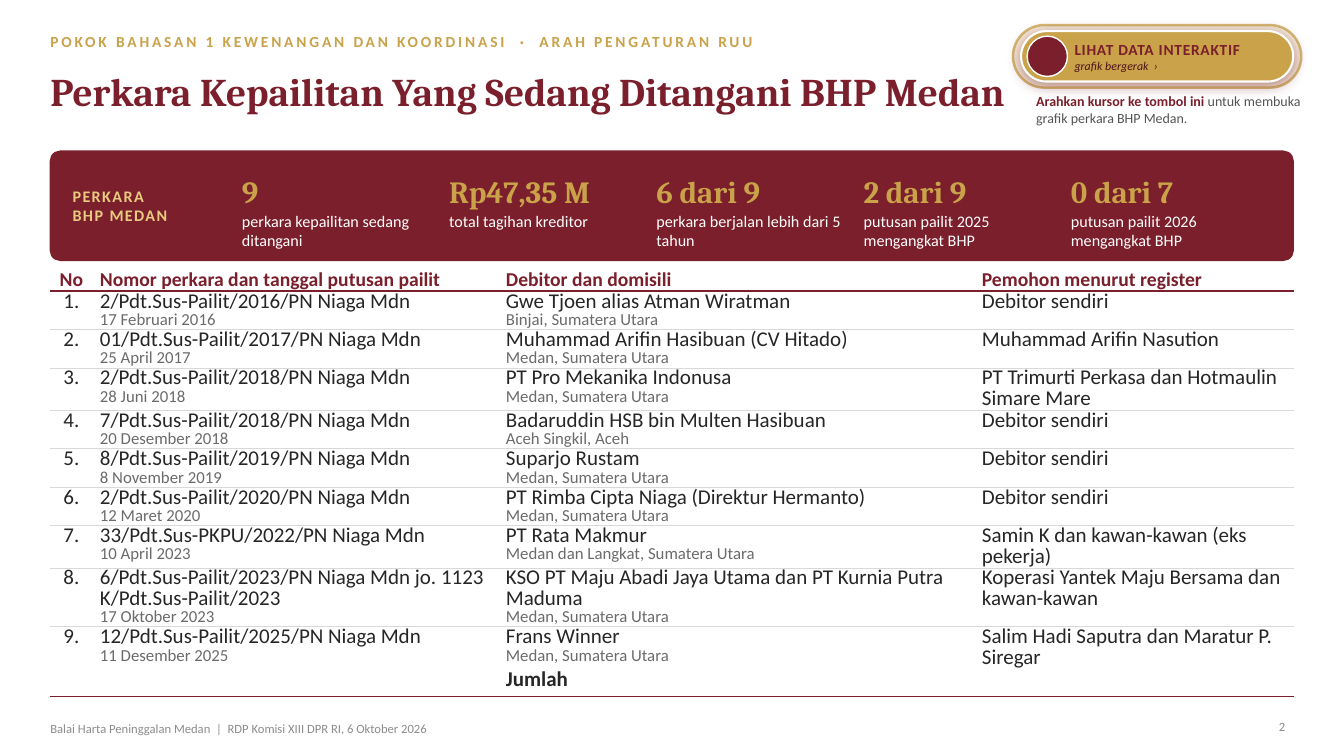
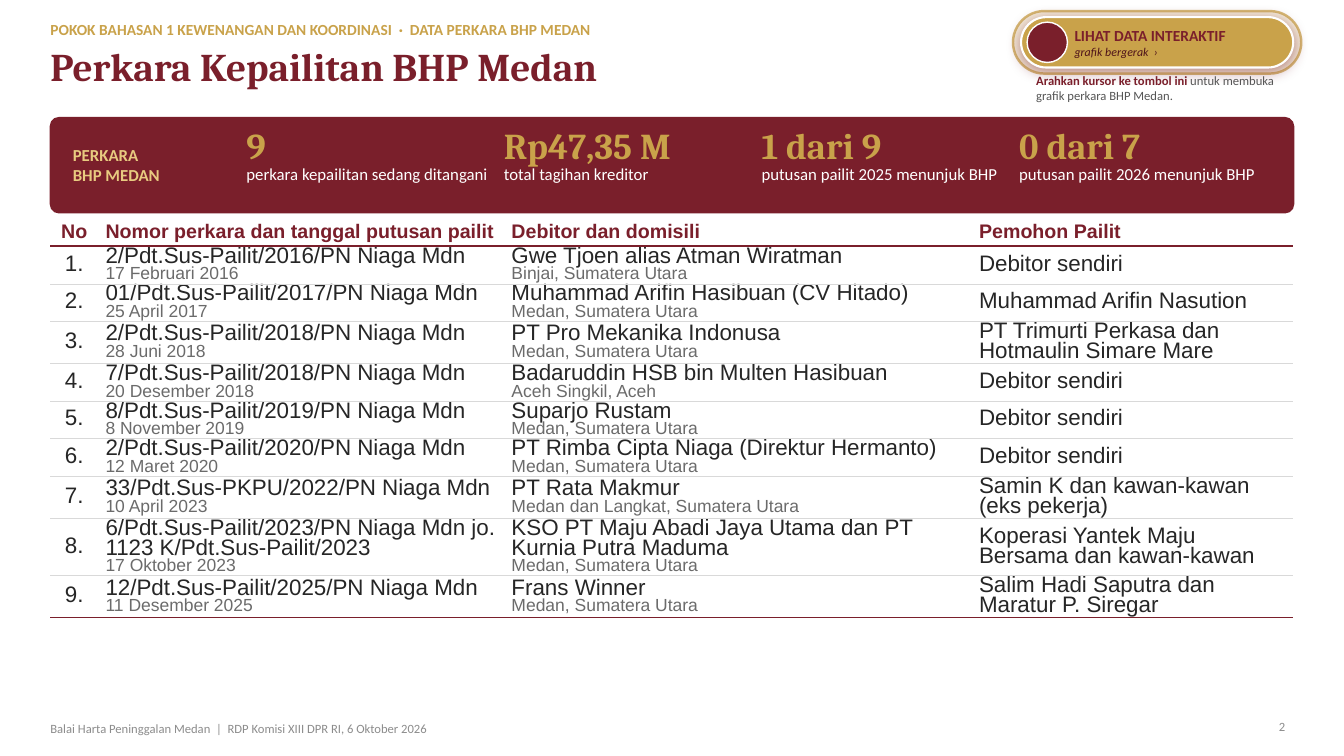
Before and after one commit to embamtaufik13-collab/Slide-bhp-medan, a slide deck: slide 2 of BHP-Medan-Paparan-Klaster-1.pptx. Drawn at 1344x756 pixels with LibreOffice and Linux fonts; fonts in the diff are those of the drawing; background and template pictures are left out. Boxes give left, top, right and bottom in pixels: in the first picture for what was removed or moved away, otherwise in the second. Text is boxed around its words. In the diff, an @@ line names an element or a change of style, - is before the commit and + after.

```diff
--- a/BHP-Medan-Paparan-Klaster-1.pptx
+++ b/BHP-Medan-Paparan-Klaster-1.pptx
@@ text at <box>50,25,590,35</box>: text changed @@
-POKOK BAHASAN 1 KEWENANGAN DAN KOORDINASI · ARAH PENGATURAN RUU
+POKOK BAHASAN 1 KEWENANGAN DAN KOORDINASI · DATA PERKARA BHP MEDAN
@@ 2 rounded rectangles, 1 text, 1 ellipse: place and size @@
-2 rounded rectangles, 1 text, 1 ellipse at <box>1013,25,1302,88</box>
+2 rounded rectangles, 1 text, 1 ellipse at <box>1013,11,1302,74</box>
@@ title at <box>50,53,597,90</box>: text changed @@
-Perkara Kepailitan Yang Sedang Ditangani BHP Medan
+Perkara Kepailitan BHP Medan
@@ text at <box>1075,31,1226,41</box>: letter spacing 0.5 to 0 pt in "LIHAT DATA INTERAKTIF" @@
@@ text "Arahkan kursor ke tombol ini ...": place and size @@
-text "Arahkan kursor ke tombol ini ..." at <box>1036,96,1301,126</box>
+text "Arahkan kursor ke tombol ini ..." at <box>1036,74,1274,102</box>
@@ text "Arahkan kursor ke tombol ini ..." at <box>1036,74,1274,102</box>: size 10 to 9 pt; alignment justified to left @@
@@ rounded rectangle: place and size @@
-rounded rectangle at <box>50,151,1294,260</box>
+rounded rectangle at <box>50,118,1294,213</box>
@@ text "PERKARA": place and size @@
-text "PERKARA" at <box>73,191,168,221</box>
+text "PERKARA" at <box>73,150,159,181</box>
@@ text "PERKARA" at <box>73,150,159,181</box>: size 11.5 to 12 pt, letter spacing 1 to 0 pt @@
@@ text "9": place and size @@
-text "9" at <box>242,182,258,203</box>
+text "9" at <box>246,134,265,159</box>
@@ size 22 to 26 pt in 3 elements at <box>1019,134,1140,159</box>, <box>246,134,265,159</box>, <box>504,134,671,167</box> @@
@@ text "Rp47,35 M": place and size @@
-text "Rp47,35 M" at <box>449,182,590,210</box>
+text "Rp47,35 M" at <box>504,134,671,167</box>
@@ text at <box>762,134,881,159</box>: text changed; size 22 to 26 pt @@
-2 dari 9
+1 dari 9
@@ text "0 dari 7": place and size @@
-text "0 dari 7" at <box>1071,181,1173,203</box>
+text "0 dari 7" at <box>1019,134,1140,159</box>
@@ text "perkara kepailitan sedang ditangani": place and size @@
-text "perkara kepailitan sedang ditangani" at <box>242,215,410,249</box>
+text "perkara kepailitan sedang ditangani" at <box>246,168,487,183</box>
@@ text "perkara kepailitan sedang ditangani" at <box>246,168,487,183</box>: size 11.5 to 12 pt; line spacing 1 to 0.88 @@
@@ text "total tagihan kreditor" at <box>504,168,648,183</box>: size 11.5 to 12 pt; line spacing 1 to 0.88 @@
@@ text "total tagihan kreditor": place and size @@
-text "total tagihan kreditor" at <box>449,215,588,230</box>
+text "total tagihan kreditor" at <box>504,168,648,183</box>
@@ text at <box>762,168,997,183</box>: text changed; size 11.5 to 12 pt @@
-putusan pailit 2025 mengangkat BHP
+putusan pailit 2025 menunjuk BHP
@@ text at <box>1019,168,1254,183</box>: text changed; size 11.5 to 12 pt @@
-putusan pailit 2026 mengangkat BHP
+putusan pailit 2026 menunjuk BHP
@@ text removed at <box>656,181,760,203</box> @@
-6 dari 9
@@ table at <box>50,224,1294,622</box> @@
-row 1, column 4: Pemohon menurut register
+row 1, column 4: Pemohon Pailit
-row 11:  |  | Jumlah | 
@@ table: place and size @@
-table at <box>50,269,1295,690</box>
+table at <box>50,224,1294,622</box>
@@ text removed at <box>656,215,840,246</box> @@
-perkara berjalan lebih dari 5 tahun
```
Also in this commit, not shown: 1 other slide changed, 2 other files.
